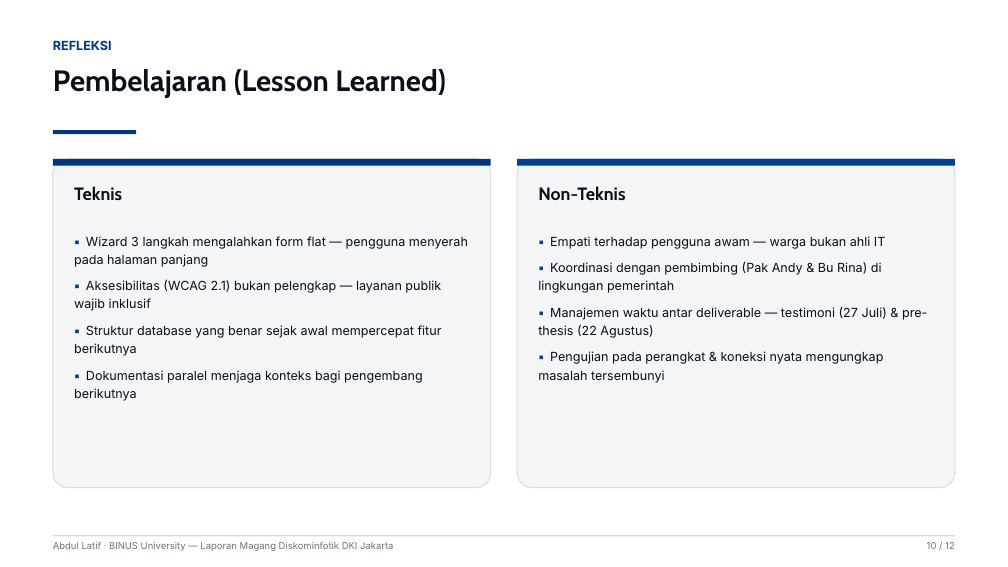
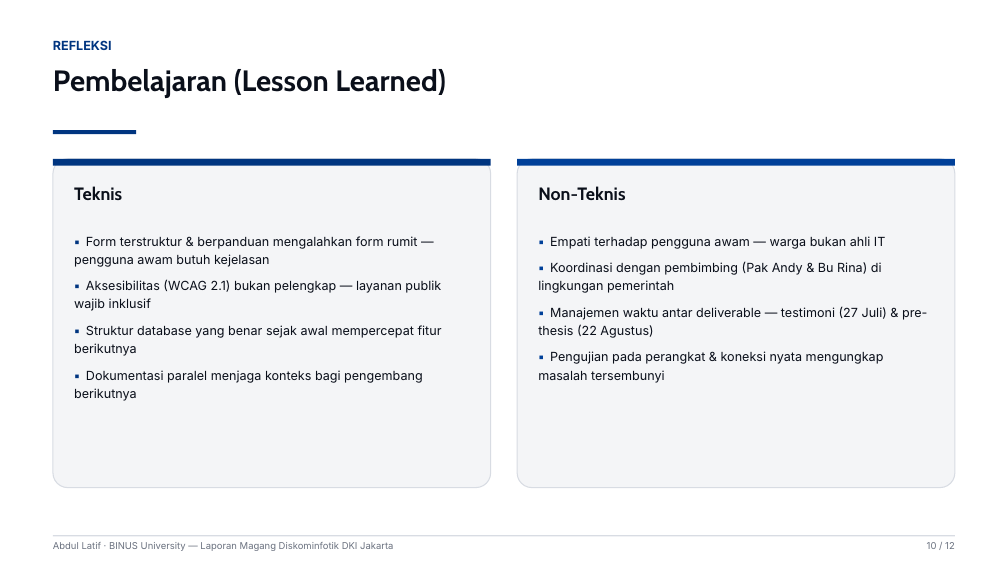
Before and after one commit to delltipe/new-csirt, a slide deck: slide 10 of presentation/Presentasi_Magang_CSIRT_DKI_Jakarta.pptx. Drawn at 1008x567 pixels with LibreOffice and Linux fonts; fonts in the diff are those of the drawing. Boxes give left, top, right and bottom in pixels: in the first picture for what was removed or moved away, otherwise in the second. Text is boxed around its words. In the diff, an @@ line names an element or a change of style, - is before the commit and + after.

```diff
--- a/presentation/Presentasi_Magang_CSIRT_DKI_Jakarta.pptx
+++ b/presentation/Presentasi_Magang_CSIRT_DKI_Jakarta.pptx
@@ text at [74,236,417,267]: text changed @@
-▪ Wizard 3 langkah mengalahkan form flat — pengguna menyerah pada halaman panjang
+▪ Form terstruktur & berpanduan mengalahkan form rumit — pengguna awam butuh kejelasan
```
Also in this commit, not shown: 5 other slides changed, 3 other files.
